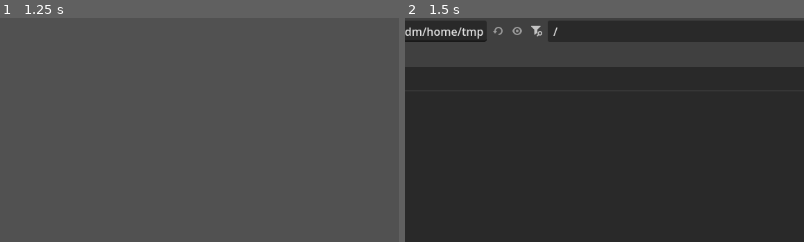
Above: before the commit, frames 1-2 (left to right).
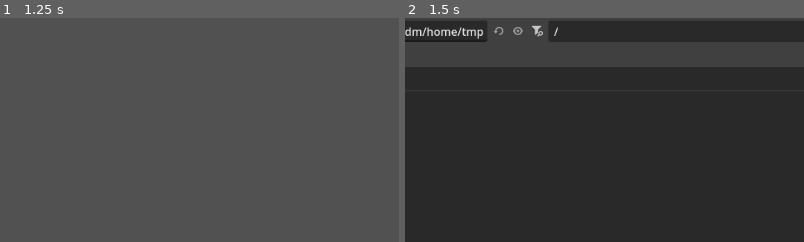
Above: after the commit, the same moments.

Repository: IsaacJCarnes/TilemapCompiler
Game: Godot game, scene res://Main.tscn
Two runs of this game, one before a commit and one after it. Both use one fixed random seed, a clock stepped at 60 frames per second and the inputs below. The project has no main scene, so this scene is started directly.
Inputs:
- Up to frame 1 (1.25 s): click "Refresh" at 0.5 s
- Up to frame 2 (1.5 s): click "Export Image" at 1.25 s
The pictures show only the part of the screen within x 34-84%, y 11-61%; the shares and areas given below are measured in that part.

Frame 1 is identical in both runs. In frame 2, 0.1% of the frame differs, in the area x 22-39%, y 3-9%.
Error before the commit: Unable to iterate on object of type 'Nil'. (res://Scripts/display_images.gd:28)
Error after the commit: Unable to iterate on object of type 'Nil'. (res://Scripts/display_images.gd:29)

Commit message:
Fixed image size when changing columns

Diff:
--- a/Scripts/display_images.gd
+++ b/Scripts/display_images.gd
@@ -19,6 +19,7 @@
 
 func change_columns(num: int):
 	columns = num
+	get_parent().size.x = tileXSize * num
 
 func load_images():
 	for child in get_children():
@@ -35,6 +36,6 @@
 		add_child(texRect)
 		print(filePath)
 	var rows = ceil(get_children().size() / initColumns)
-	parent.size = Vector2(tileXSize * initColumns, tileYSize * rows)
+	parent.size = Vector2(tileXSize * columns, tileYSize * rows)
 	has_displayed_images.emit()
 	print(rows)
